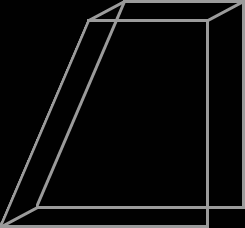
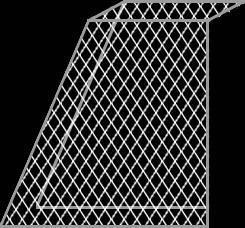
Layer changes from the first 245px x 228px image to the second:
added layer "FlattenedFront" above "FlattenedBack" over [0, 1, 245, 225]
hid group "Layers" (8 layers) over [0, 1, 245, 225]
hid "MidBottom_5 (& down for Layer Purposes)" over [0, 206, 39, 225]
hid "Background" over [0, 1, 245, 225]
